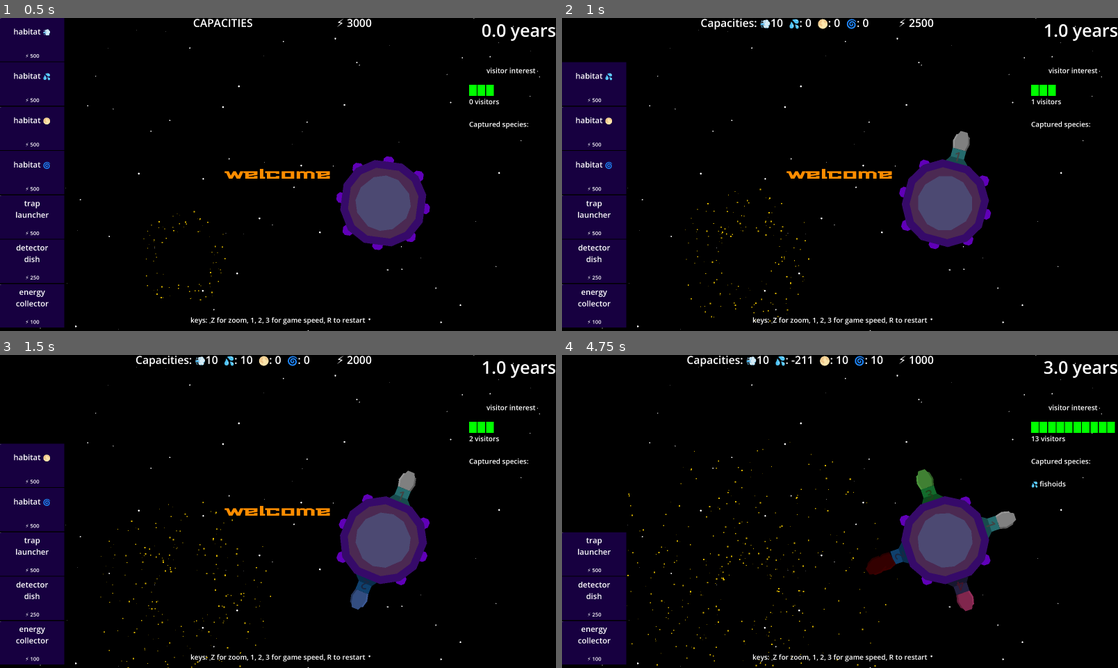
Above: before the commit, frames 1-4 (two rows, left to right).
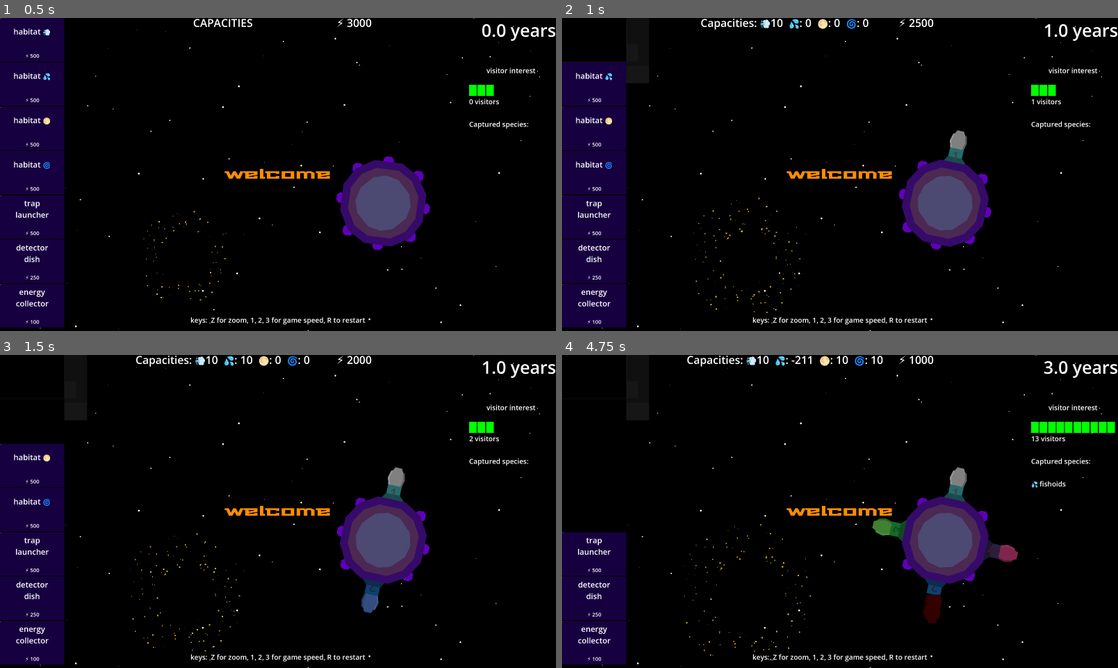
Above: after the commit, the same moments.

Repository: opensourceame/tins-2026
Game: Godot game, scene res://main.tscn
Two runs of this game, one before a commit and one after it. Both use one fixed random seed, a clock stepped at 60 frames per second and the inputs below.
Inputs (mouse positions are in pixels of both pictures, inside the frame that each line leads up to):
- Up to frame 1 (0.5 s): no input
- Up to frame 2 (1 s): tap Enter at 0.5 s; move the mouse to (595, 39) at 0.52 s; hold W from 0.53 s (still down); tap L at 0.6 s; click (595, 39) at 0.67 s; tap P at 0.8 s
- Up to frame 3 (1.5 s): release W at 1.25 s; click (0, 411) at 1.25 s, where only the run after the commit has a clickable "Back"
- Up to frame 4 (4.75 s): click (562, 389) at 2 s, where only the run after the commit has a clickable "Resume"; move the mouse to (595, 420) at 2.77 s; hold S 2.78-3.53 s; tap P at 2.85, 3.8, 4.35 s; click (595, 420) at 2.92 s; tap L at 3.05, 3.6, 4.55 s; move the mouse to (595, 464) at 3.52 s; hold W from 3.53 s (still down); click (595, 464) at 3.67 s; move the mouse to (595, 508) at 4.27 s; click (595, 508) at 4.42 s

Frame 1 is identical in both runs. In frame 2, 0.6% of the frame differs, in the area x 11-78%, y 8-98%; in frame 3, 1.5%; in frame 4, 3.5%, in the area x 11-82%, y 8-100%.
Error after the commit: Invalid access to property or key 'theme_override_font_sizes' on a base object of type 'Label'. (res://screens/quick_load.gd:17)

Commit message:
quick save and load

Diff:
--- /dev/null
+++ b/common/save_manager.gd
@@ -0,0 +1,482 @@
+extends Node
+
+func quick_save() -> bool:
+    var game = get_tree().current_scene as Game
+    if not game:
+        return false
+
+    var data = _collect_all_data(game)
+    var timestamp = Time.get_unix_time_from_system()
+    data["timestamp"] = timestamp
+
+    var dir = DirAccess.open("user://")
+    if not dir.dir_exists("quick_saves"):
+        dir.make_dir("quick_saves")
+
+    var file_path = "user://quick_saves/save_%d.json" % timestamp
+    var file = FileAccess.open(file_path, FileAccess.WRITE)
+    file.store_string(JSON.stringify(data, "\t"))
+    file.close()
+
+    _cleanup_old_saves()
+    return true
+
+
+func get_recent_saves() -> Array:
+    var dir = DirAccess.open("user://quick_saves")
+    if not dir:
+        return []
+
+    var saves = []
+    dir.list_dir_begin()
+    var file_name = dir.get_next()
+    while file_name != "":
+        if file_name.ends_with(".json"):
+            var file = FileAccess.open("user://quick_saves/" + file_name, FileAccess.READ)
+            if file:
+                var content = file.get_as_text()
+                if content:
+                    var json = JSON.parse_string(content)
+                    if json is Dictionary:
+                        saves.append({
+                            "filename": file_name,
+                            "path": "user://quick_saves/" + file_name,
+                            "timestamp": json.get("timestamp", 0),
+                            "data": json,
+                        })
+        file_name = dir.get_next()
+
+    saves.sort_custom(func(a, b): return a.timestamp > b.timestamp)
+    return saves.slice(0, 5)
+
+
+func quick_load(data: Dictionary):
+    get_tree().reload_current_scene()
+    await get_tree().process_frame
+    await get_tree().process_frame
+
+    var game = get_tree().current_scene as Game
+    if not game:
+        return
+
+    _apply_all_data(game, data)
+    game.hud.capacity_changed(null)
+    SignalBus.spica_damage.emit()
+    game.add_child(preload("res://screens/pause.tscn").instantiate())
+
+
+func _cleanup_old_saves():
+    var saves = get_recent_saves()
+    var dir = DirAccess.open("user://quick_saves")
+    if not dir:
+        return
+
+    dir.list_dir_begin()
+    var file_name = dir.get_next()
+    while file_name != "":
+        if file_name.ends_with(".json"):
+            var keep = false
+            for s in saves:
+                if s["filename"] == file_name:
+                    keep = true
+                    break
+            if not keep:
+                dir.remove(file_name)
+        file_name = dir.get_next()
+
+
+func _collect_all_data(game: Game) -> Dictionary:
+    return {
+        "game": _collect_game_data(game),
+        "spica": _collect_spica_data(game.spica),
+        "solar_systems": _collect_solar_systems(game),
+        "moon_traps": _collect_moon_traps(game),
+        "item_queue": _collect_item_queue(game),
+    }
+
+
+func _collect_game_data(game: Game) -> Dictionary:
+    return {
+        "energy": game.energy,
+        "visitor_interest": game.visitor_interest,
+        "visitors": game.visitors,
+        "years_elapsed": game.years_elapsed,
+        "zoomed_out": game.zoomed_out,
+        "planet_names": game.planet_names.duplicate(),
+    }
+
+
+func _collect_spica_data(spica: Spica) -> Dictionary:
+    var data = {
+        "damage": spica.damage,
+        "captured_species": _collect_species_list(spica.captured_species),
+        "components": [],
+    }
+
+    for component in spica.components:
+        var comp_data = _collect_component_data(spica, component)
+        if comp_data:
+            data["components"].append(comp_data)
+
+    return data
+
+
+func _collect_species_list(species_list: Array) -> Array:
+    var result = []
+    for s in species_list:
+        if is_instance_valid(s):
+            result.append(_collect_species(s))
+    return result
+
+
+func _collect_species(s: Species) -> Dictionary:
+    return {
+        "script_path": s.get_script().resource_path,
+        "environment": s.environment,
+        "ability_longevity": s.ability_longevity,
+        "greed": s.greed,
+    }
+
+
+func _collect_component_data(spica: Spica, component: Node) -> Dictionary:
+    var data = {
+        "script_path": component.get_script().resource_path,
+        "anchor_index": -1,
+    }
+
+    for i in range(spica.anchors.size()):
+        var anchor = spica.anchors[i]
+        if anchor.component == component:
+            data["anchor_index"] = i
+            break
+
+    if component is Habitat:
+        data["habitat"] = {
+            "capacity": component.capacity,
+            "captured": component.captured,
+            "vertebrae": component.vertebrae,
+            "environment": component.environment,
+            "current_state": component.current_state,
+        }
+
+    return data
+
+
+func _collect_solar_systems(game: Game) -> Array:
+    var systems = []
+    var world = game.world
+
+    for child in world.get_children():
+        if child is SolarSystem:
+            var planets = []
+            for p in child.planets:
+                if not is_instance_valid(p):
+                    continue
+                planets.append({
+                    "planet_name": p.planet_name,
+                    "environment": p.environment,
+                    "size": p.size,
+                    "distance_from_sun": p.distance_from_sun,
+                    "has_advanced_life": p.has_advanced_life,
+                    "has_moon_trap": p.has_moon_trap,
+                    "position_x": p.position.x,
+                    "position_y": p.position.y,
+                    "species_script_path": p.species.get_script().resource_path if p.species else "",
+                })
+
+            systems.append({
+                "position_x": child.position.x,
+                "position_y": child.position.y,
+                "rotation": child.rotation,
+                "planets": planets,
+            })
+
+    return systems
+
+
+func _collect_moon_traps(game: Game) -> Array:
+    var traps = []
+    var world = game.world
+
+    for child in world.get_children():
+        if child is MoonTrap:
+            var t = _collect_moon_trap(child)
+            if t:
+                traps.append(t)
+
+    for child in world.get_children():
+        if child is SolarSystem:
+            for p in child.planets:
+                if is_instance_valid(p):
+                    for c in p.get_children():
+                        if c is MoonTrap:
+                            var t = _collect_moon_trap(c)
+                            if t:
+                                traps.append(t)
+
+    return traps
+
+
+func _collect_moon_trap(trap: MoonTrap) -> Dictionary:
+    var t = {
+        "state": trap.current_state,
+        "position_x": trap.global_position.x,
+        "position_y": trap.global_position.y,
+        "moon_scale_x": trap.moon.scale.x,
+        "moon_scale_y": trap.moon.scale.y,
+    }
+
+    if trap.species:
+        t["species"] = _collect_species(trap.species)
+
+    if trap.target_planet and is_instance_valid(trap.target_planet):
+        t["target_planet_name"] = trap.target_planet.planet_name
+        t["target_planet_environment"] = trap.target_planet.environment
+
+    return t
+
+
+func _collect_item_queue(game: Game) -> Array:
+    var items = []
+    for item in game.hud.item_queue.items:
+        if not is_instance_valid(item):
+            continue
+        var item_data = {
+            "type": item.type,
+            "data": item.data.duplicate(),
+        }
+        items.append(item_data)
+    return items
+
+
+func _apply_all_data(game: Game, data: Dictionary):
+    _clear_solar_system_planets(game)
+    _clear_spica_components(game.spica)
+    _clear_item_queue(game)
+
+    _apply_game_data(game, data.get("game", {}))
+    _apply_spica_data(game.spica, data.get("spica", {}))
+    _apply_solar_systems(game, data.get("solar_systems", []))
+    _apply_moon_traps(game, data.get("moon_traps", []))
+    _apply_item_queue(game, data.get("item_queue", []))
+
+    game.intelligent_planets.clear()
+    for child in game.world.get_children():
+        if child is SolarSystem:
+            for p in child.planets:
+                if p.has_advanced_life:
+                    game.intelligent_planets.append(p)
+
+
+func _clear_solar_system_planets(game: Game):
+    for child in game.world.get_children():
+        if child is PlanetLabel:
+            child.queue_free()
+        if child is SolarSystem:
+            for p in child.get_children():
+                if p is Planet:
+                    p.queue_free()
+            child.planets.clear()
+
+
+func _clear_spica_components(spica: Spica):
+    for component in spica.components:
+        if is_instance_valid(component):
+            component.queue_free()
+    spica.components.clear()
+    spica.captured_species.clear()
+    spica.damage = 0
+
+
+func _clear_item_queue(game: Game):
+    for item in game.hud.item_queue.items:
+        if is_instance_valid(item):
+            item.queue_free()
+    game.hud.item_queue.items.clear()
+
+
+func _apply_game_data(game: Game, data: Dictionary):
+    if data.is_empty():
+        return
+
+    game.energy = data.get("energy", Game.MAX_ENERGY)
+    game.visitor_interest = data.get("visitor_interest", 3)
+    game.visitors = data.get("visitors", 0.0)
+    game.years_elapsed = data.get("years_elapsed", 0.0)
+    game.planet_names = data.get("planet_names", game.planet_names)
+
+
+func _apply_spica_data(spica: Spica, data: Dictionary):
+    if data.is_empty():
+        return
+
+    spica.damage = data.get("damage", 0)
+
+    for s_data in data.get("captured_species", []):
+        var species = _restore_species(s_data)
+        if species:
+            spica.captured_species.append(species)
+
+    for comp_data in data.get("components", []):
+        _restore_component(spica, comp_data)
+
+
+func _restore_species(data: Dictionary) -> Species:
+    if data.is_empty():
+        return null
+
+    var script_path = data.get("script_path", "")
+    if script_path.is_empty():
+        return null
+
+    var script = load(script_path)
+    if not script:
+        return null
+
+    var s: Species = script.new()
+    s.environment = data.get("environment", "oxygen")
+    s.ability_longevity = data.get("ability_longevity", false)
+    s.greed = data.get("greed", 0)
+    return s
+
+
+func _restore_component(spica: Spica, data: Dictionary):
+    var script_path = data.get("script_path", "")
+    if script_path.is_empty() or not ResourceLoader.exists(script_path):
+        return
+
+    var scene_path = _component_scene_from_script(script_path)
+    if scene_path.is_empty():
+        return
+
+    var component = load(scene_path).instantiate()
+
+    var anchor_idx = data.get("anchor_index", -1)
+    if anchor_idx >= 0 and anchor_idx < spica.anchors.size():
+        var anchor = spica.anchors[anchor_idx]
+        spica.add_component(anchor, component)
+
+    if component is Habitat:
+        var h_data = data.get("habitat", {})
+        component.capacity = h_data.get("capacity", component.capacity)
+        component.captured = h_data.get("captured", component.captured)
+        component.vertebrae = h_data.get("vertebrae", component.vertebrae)
+        component.environment = h_data.get("environment", component.environment)
+
+        for i in range(component.vertebrae):
+            var v = preload("res://spica/habitat/vertebra.tscn").instantiate()
+            component.spine.add_child(v)
+            v.position.y = i * -96
+
+        component.check_overcrowding()
+
+
+func _component_scene_from_script(script_path: String) -> String:
+    match script_path:
+        "res://spica/habitat/habitat.gd":
+            return "res://spica/habitat/habitat.tscn"
+        "res://spica/trap_launcher.gd":
+            return "res://spica/trap_launcher.tscn"
+        "res://spica/detector_dish.gd":
+            return "res://spica/detector_dish.tscn"
+        "res://spica/energy_collector.gd":
+            return "res://spica/energy_collector.tscn"
+        "res://spica/repair_module.gd":
+            return "res://spica/repair_module.tscn"
+        _:
+            return ""
+
+
+func _apply_solar_systems(game: Game, systems_data: Array):
+    var solar_systems = []
+    for child in game.world.get_children():
+        if child is SolarSystem:
+            solar_systems.append(child)
+
+    for i in range(min(systems_data.size(), solar_systems.size())):
+        var ss = solar_systems[i]
+        var ss_data = systems_data[i]
+
+        ss.position.x = ss_data.get("position_x", ss.position.x)
+        ss.position.y = ss_data.get("position_y", ss.position.y)
+        ss.rotation = ss_data.get("rotation", ss.rotation)
+
+        for p_data in ss_data.get("planets", []):
+            var planet = preload("res://solar_system/planet.tscn").instantiate()
+
+            planet.size = p_data.get("size", 20)
+            planet.distance_from_sun = p_data.get("distance_from_sun", 100)
+            planet.environment = p_data.get("environment", "oxygen")
+            planet.has_moon_trap = p_data.get("has_moon_trap", false)
+            planet.position.x = p_data.get("position_x", 0.0)
+            planet.position.y = p_data.get("position_y", 0.0)
+            planet.planet_name = p_data.get("planet_name", "")
+
+            var species_script_path = p_data.get("species_script_path", "")
+            if not species_script_path.is_empty():
+                var script = load(species_script_path)
+                if script:
+                    planet.species = script.new()
+            else:
+                planet.species = Species.new()
+
+            var had_advanced_life = p_data.get("has_advanced_life", false)
+            planet.has_advanced_life = false
+
+            ss.add_child(planet)
+            ss.planets.append(planet)
+
+            planet.calculate_color()
+
+            if had_advanced_life:
+                planet.has_advanced_life = true
+                planet.get_node("PlanetDetectArea").monitorable = true
+                planet.get_node("OrbitArea").body_entered.connect(planet._on_orbit_entered)
+
+                var bc = preload("res://solar_system/broadcasting_component.tscn").instantiate()
+                planet.add_child(bc)
+
+                planet.add_label()
+
+
+func _apply_moon_traps(game: Game, traps_data: Array):
+    for t_data in traps_data:
+        var trap = preload("res://moon_trap.tscn").instantiate()
+        game.world.add_child(trap)
+
+        trap.global_position.x = t_data.get("position_x", 0.0)
+        trap.global_position.y = t_data.get("position_y", 0.0)
+
+        trap.moon.scale.x = t_data.get("moon_scale_x", 1.0)
+        trap.moon.scale.y = t_data.get("moon_scale_y", 1.0)
+
+        var species_data = t_data.get("species", {})
+        if not species_data.is_empty():
+            trap.species = _restore_species(species_data)
+
+        var target_name = t_data.get("target_planet_name", "")
+        var target_env = t_data.get("target_planet_environment", "")
+        if not target_name.is_empty():
+            for child in game.world.get_children():
+                if child is SolarSystem:
+                    for p in child.planets:
+                        if is_instance_valid(p) and p.planet_name == target_name and p.environment == target_env:
+                            trap.target_planet = p
+                            trap.target = p
+                            break
+
+        var state = t_data.get("state", MoonTrap.State.IDLE)
+        if state == MoonTrap.State.ORBITING:
+            if trap.target_planet:
+                trap.reparent(trap.target_planet)
+                trap.current_state = MoonTrap.State.ORBITING
+                trap.orbit_timer = Timer.new()
+                trap.add_child(trap.orbit_timer)
+                trap.orbit_timer.wait_time = randi_range(3, 6)
+                trap.orbit_timer.timeout.connect(trap.return_home)
+                trap.orbit_timer.start()
+
+
+func _apply_item_queue(game: Game, items_data: Array):
+    for item_data in items_data:
+        game.hud.item_queue.add_item(item_data.get("type", ""), item_data.get("data", {}))
--- a/main.gd
+++ b/main.gd
@@ -117,6 +117,15 @@
             tween.tween_property(world, "scale", Vector2(s, s), ZOOM_TIME)
             tween.tween_property(world, "offset", center * (1.0 - s), ZOOM_TIME)
             tween.tween_callback(toggle_hud)
+        if event.keycode == KEY_S:
+            if SaveManager.quick_save():
+                hud.queue_message("Game saved")
+        if event.keycode == KEY_L and not get_node_or_null("QuickLoad"):
+            var quick_load = preload("res://screens/quick_load.tscn").instantiate()
+            add_child(quick_load)
+        if event.keycode == KEY_P and not get_node_or_null("PauseOverlay"):
+            var pause = preload("res://screens/pause.tscn").instantiate()
+            add_child(pause)
 
 
 func toggle_hud():
--- a/project.godot
+++ b/project.godot
@@ -20,6 +20,7 @@
 SignalBus="*res://common/signal_bus.gd"
 Spawner="*uid://ch8linahqitvw"
 SettingsManager="*res://common/settings_manager.gd"
+SaveManager="*res://common/save_manager.gd"
 
 [display]
 
--- /dev/null
+++ b/screens/pause.gd
@@ -0,0 +1,14 @@
+class_name PauseOverlay
+extends Control
+
+@onready var resume_button: Button = %ResumeButton
+
+
+func _ready():
+    Engine.time_scale = 0.0
+    resume_button.pressed.connect(_on_resume_pressed)
+
+
+func _on_resume_pressed():
+    Engine.time_scale = 1.0
+    queue_free()
--- /dev/null
+++ b/screens/pause.tscn
@@ -0,0 +1,51 @@
+[gd_scene format=3]
+
+[ext_resource type="Script" path="res://screens/pause.gd" id="1_ql6c"]
+[ext_resource type="Theme" uid="uid://l3l6nwdr2id0" path="res://themes/retro_theme.tres" id="2_um08"]
+
+[node name="PauseOverlay" type="Control"]
+layout_mode = 3
+anchors_preset = 15
+anchor_right = 1.0
+anchor_bottom = 1.0
+grow_horizontal = 2
+grow_vertical = 2
+script = ExtResource("1_ql6c")
+
+[node name="CenterContainer" type="CenterContainer" parent="."]
+layout_mode = 1
+anchors_preset = 15
+anchor_right = 1.0
+anchor_bottom = 1.0
+grow_horizontal = 2
+grow_vertical = 2
+
+[node name="Panel" type="Panel" parent="CenterContainer"]
+custom_minimum_size = Vector2(600, 400)
+layout_mode = 2
+
+[node name="VBoxContainer" type="VBoxContainer" parent="CenterContainer/Panel"]
+layout_mode = 1
+anchors_preset = 15
+anchor_right = 1.0
+anchor_bottom = 1.0
+grow_horizontal = 2
+grow_vertical = 2
+theme = ExtResource("2_um08")
+theme_override_constants/separation = 30
+
+[node name="Title" type="Label" parent="CenterContainer/Panel/VBoxContainer"]
+layout_mode = 2
+theme_override_font_sizes/font_size = 96
+text = "PAUSED"
+horizontal_alignment = 1
+
+[node name="Spacer" type="Control" parent="CenterContainer/Panel/VBoxContainer"]
+layout_mode = 2
+size_flags_vertical = 3
+
+[node name="ResumeButton" type="Button" parent="CenterContainer/Panel/VBoxContainer"]
+unique_name_in_owner = true
+layout_mode = 2
+theme_override_font_sizes/font_size = 48
+text = "Resume"
--- /dev/null
+++ b/screens/quick_load.gd
@@ -0,0 +1,44 @@
+class_name QuickLoad
+extends Control
+
+@onready var saves_container: VBoxContainer = %Saves
+@onready var back_button: Button = %BackButton
+
+
+func _ready():
+    back_button.pressed.connect(_on_back_pressed)
+
+    var saves = SaveManager.get_recent_saves()
+
+    if saves.is_empty():
+        var empty_label = Label.new()
+        empty_label.text = "No saves found"
+        empty_label.horizontal_alignment = HORIZONTAL_ALIGNMENT_CENTER
+        empty_label.theme_override_font_sizes["font_size"] = 32
+        saves_container.add_child(empty_label)
+    else:
+        for save in saves:
+            var entry = _create_save_entry(save)
+            saves_container.add_child(entry)
+
+
+func _create_save_entry(save: Dictionary) -> Button:
+    var btn = Button.new()
+    #btn.theme_override_font_sizes["font_size"] = 28
+    btn.size_flags_horizontal = SIZE_EXPAND_FILL
+
+    var dt = Time.get_datetime_dict_from_unix_time(save.get("timestamp", 0))
+    var date_str = "%04d-%02d-%02d %02d:%02d:%02d" % [dt.year, dt.month, dt.day, dt.hour, dt.minute, dt.second]
+    btn.text = date_str
+
+    btn.pressed.connect(_on_save_selected.bind(save))
+
+    return btn
+
+
+func _on_save_selected(save: Dictionary):
+    SaveManager.quick_load(save.get("data", {}))
+
+
+func _on_back_pressed():
+    queue_free()
--- /dev/null
+++ b/screens/quick_load.tscn
@@ -0,0 +1,56 @@
+[gd_scene format=3]
+
+[ext_resource type="Script" path="res://screens/quick_load.gd" id="1_2ql6c"]
+[ext_resource type="Theme" uid="uid://l3l6nwdr2id0" path="res://themes/retro_theme.tres" id="2_qum08"]
+
+[node name="QuickLoad" type="Control"]
+layout_mode = 3
+anchors_preset = 15
+anchor_right = 1.0
+anchor_bottom = 1.0
+grow_horizontal = 2
+grow_vertical = 2
+script = ExtResource("1_2ql6c")
+
+[node name="CenterContainer" type="CenterContainer" parent="."]
+layout_mode = 1
+anchors_preset = 15
+anchor_right = 1.0
+anchor_bottom = 1.0
+grow_horizontal = 2
+grow_vertical = 2
+
+[node name="Panel" type="Panel" parent="CenterContainer"]
+custom_minimum_size = Vector2(800, 600)
+layout_mode = 2
+
+[node name="VBoxContainer" type="VBoxContainer" parent="CenterContainer/Panel"]
+layout_mode = 1
+anchors_preset = 15
+anchor_right = 1.0
+anchor_bottom = 1.0
+grow_horizontal = 2
+grow_vertical = 2
+theme = ExtResource("2_qum08")
+theme_override_constants/separation = 20
+
+[node name="Title" type="Label" parent="CenterContainer/Panel/VBoxContainer"]
+layout_mode = 2
+theme_override_font_sizes/font_size = 64
+text = "QUICK LOAD"
+horizontal_alignment = 1
+
+[node name="Saves" type="VBoxContainer" parent="CenterContainer/Panel/VBoxContainer"]
+unique_name_in_owner = true
+layout_mode = 2
+size_flags_vertical = 3
+
+[node name="Spacer" type="Control" parent="CenterContainer/Panel/VBoxContainer"]
+layout_mode = 2
+size_flags_vertical = 3
+
+[node name="BackButton" type="Button" parent="CenterContainer/Panel/VBoxContainer"]
+unique_name_in_owner = true
+layout_mode = 2
+theme_override_font_sizes/font_size = 48
+text = "Back"
Not shown, added: common/save_manager.gd.uid
Not shown, added: screens/quick_load.gd.uid
Not shown, added: docs/quick_save_load.md
